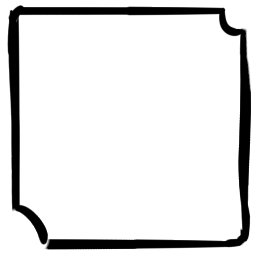
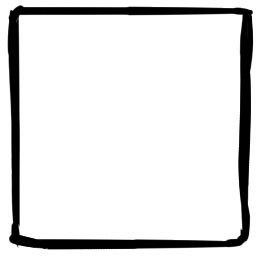
Layered file, before and after one edit (256px x 256px). Changes by layer:
pixels changed over box(9, 7, 254, 250) (layer not identified)
